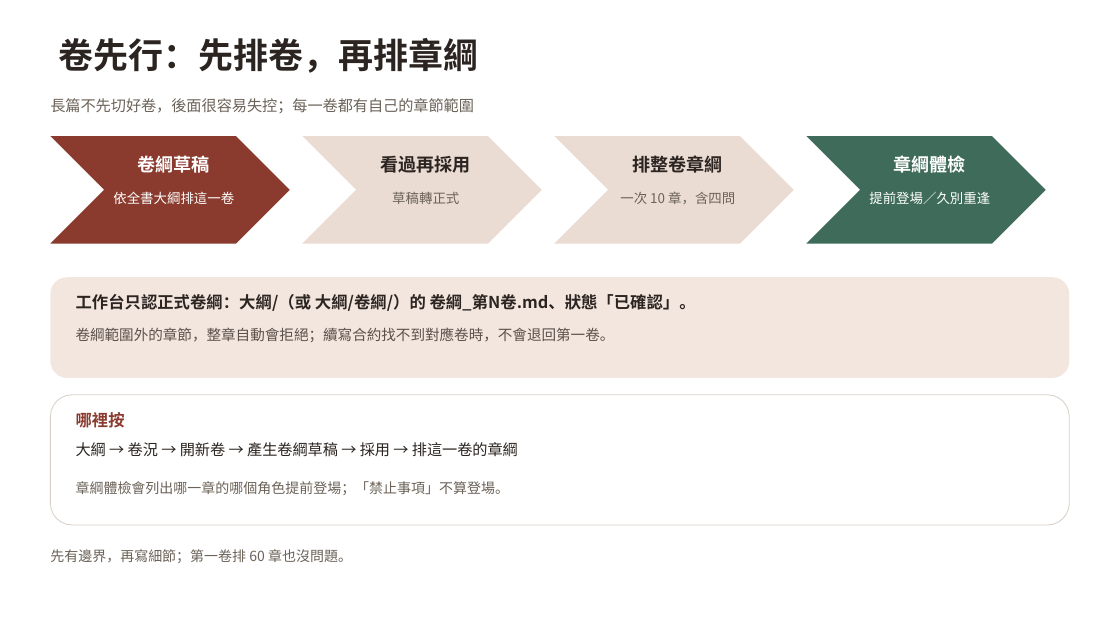
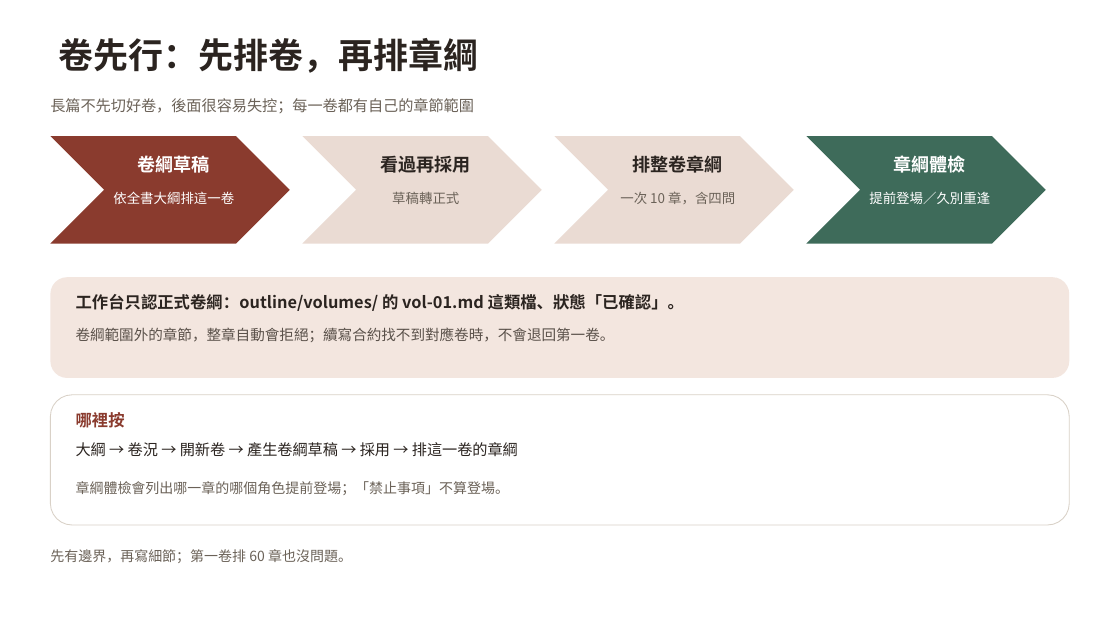
Before and after one commit to yamasoo/novel-studio, a slide deck: slide 13 of demo/小說工作台_新手教學.pptx. Drawn at 1120x630 pixels with LibreOffice and Linux fonts; fonts in the diff are those of the drawing. Boxes give left, top, right and bottom in pixels: in the first picture for what was removed or moved away, otherwise in the second. Text is boxed around its words. In the diff, an @@ line names an element or a change of style, - is before the commit and + after.

```diff
--- a/demo/小說工作台_新手教學.pptx
+++ b/demo/小說工作台_新手教學.pptx
@@ text at (x1=76, y1=294, x2=684, y2=311): text changed @@
-工作台只認正式卷綱：大綱/（或 大綱/卷綱/）的 卷綱_第N卷.md、狀態「已確認」。
+工作台只認正式卷綱：outline/volumes/ 的 vol-01.md 這類檔、狀態「已確認」。
```
Also in this commit, not shown: 4 other slides changed.
